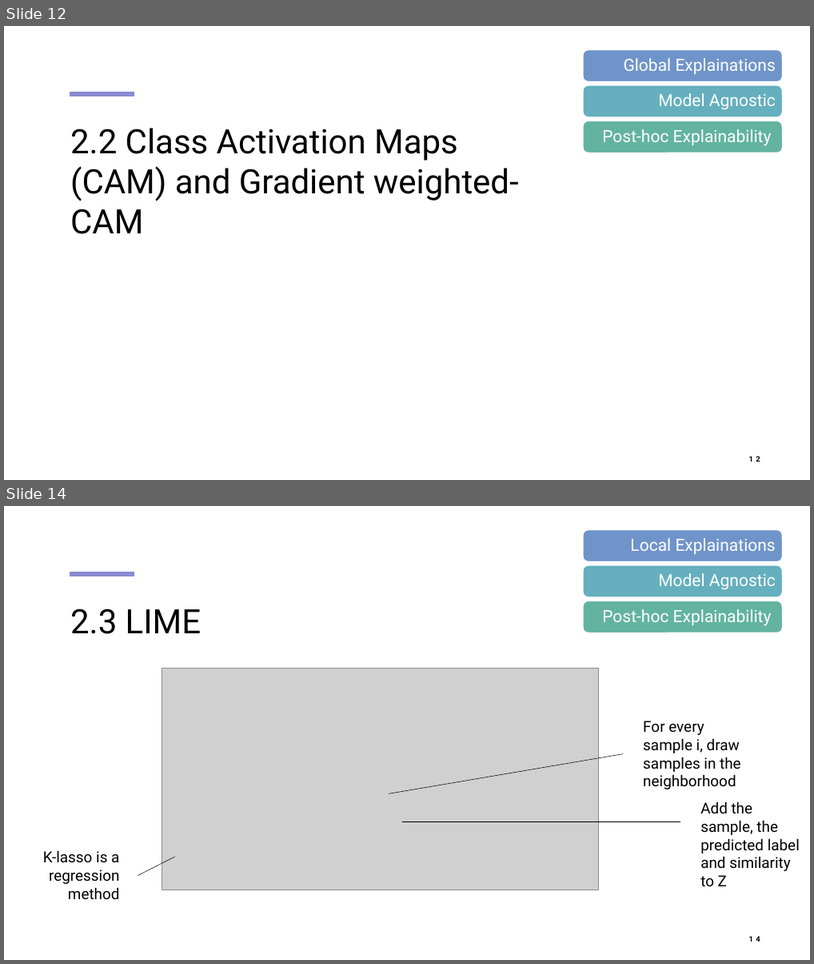
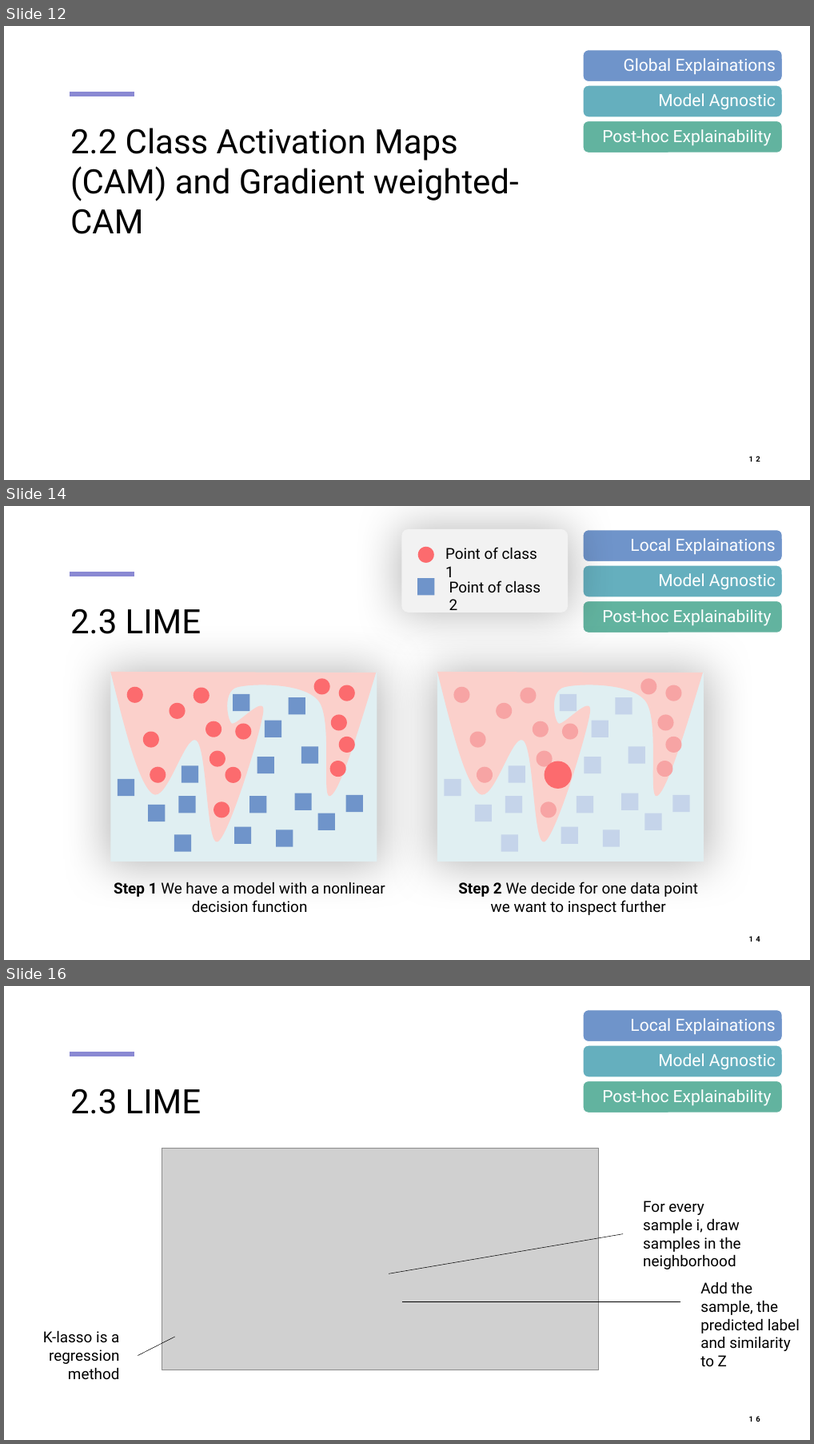
Before and after one commit to mahmouddraz/xai, a slide deck: Presentation Workshop.pptx. Shown one above the other, each under a label of ours: slides 12 and 14 before the commit, slides 12, 14 and 16 after it; the slides between them are not shown. The pictures are 814x964 and 814x1444 pixels, drawn with LibreOffice and Linux fonts; fonts in the diff are those of the drawing; grey boxes stand for pictures. Boxes give left, top, right and bottom in pixels: in the first picture for what was removed or moved away, otherwise in the second. Text is boxed around its words. In the diff, an @@ line names an element or a change of style, - is before the commit and + after.

Commit message:
added more illustrations for LIME

```diff
--- a/Presentation Workshop.pptx
+++ b/Presentation Workshop.pptx
@@ slide 14 added at <box>4,506,810,960</box>, background #FFFFFF; not listed: 1 template element that a slide beside it also shows @@
@@ group added at <box>402,529,569,612</box>: 2 texts, 1 rounded rectangle, 1 ellipse, 1 rectangle @@
+Point of class 1
+Point of class 2
@@ title added at <box>70,608,201,634</box>, 40 pt, text #000000 @@
+2.3 LIME
@@ group added at <box>583,529,783,632</box>: 3 rounded rectangles, 3 texts @@
+Local Explainations
+Model Agnostic
+Post-hoc Explainability
@@ group added at <box>110,672,378,861</box>: 17 rectangles, 15 ellipses, 1 freeform shape @@
@@ group added at <box>438,672,705,861</box>: 17 rectangles, 15 ellipses, 1 freeform shape @@
@@ text added at <box>114,881,386,912</box>, 18 pt, text #000000 @@
+Step 1 We have a model with a nonlinear
+decision function
@@ text added at <box>458,881,698,915</box>, 18 pt, text #000000 @@
+Step 2 We decide for one data point we want to inspect further
@@ page number added at <box>750,936,761,941</box>, 9 pt, text #000000, bold @@
+14
@@ what was slide 14 is now slide 16 @@
@@ page number at <box>750,1416,761,1421</box>: text changed @@
-14
+16
```
Also in this commit, not shown: 1 slide changed, 1 other slide added, 1 other file.
